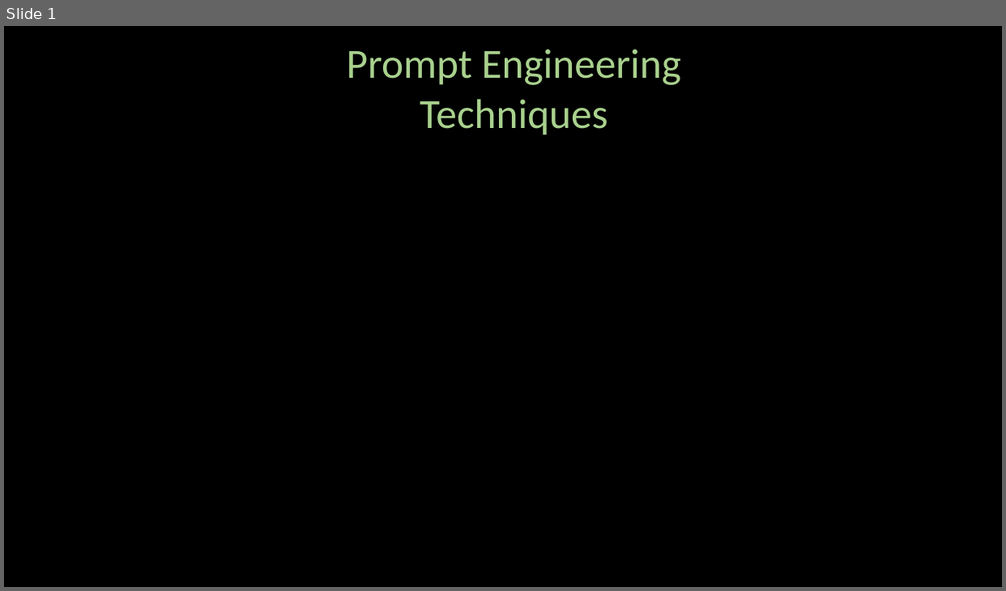
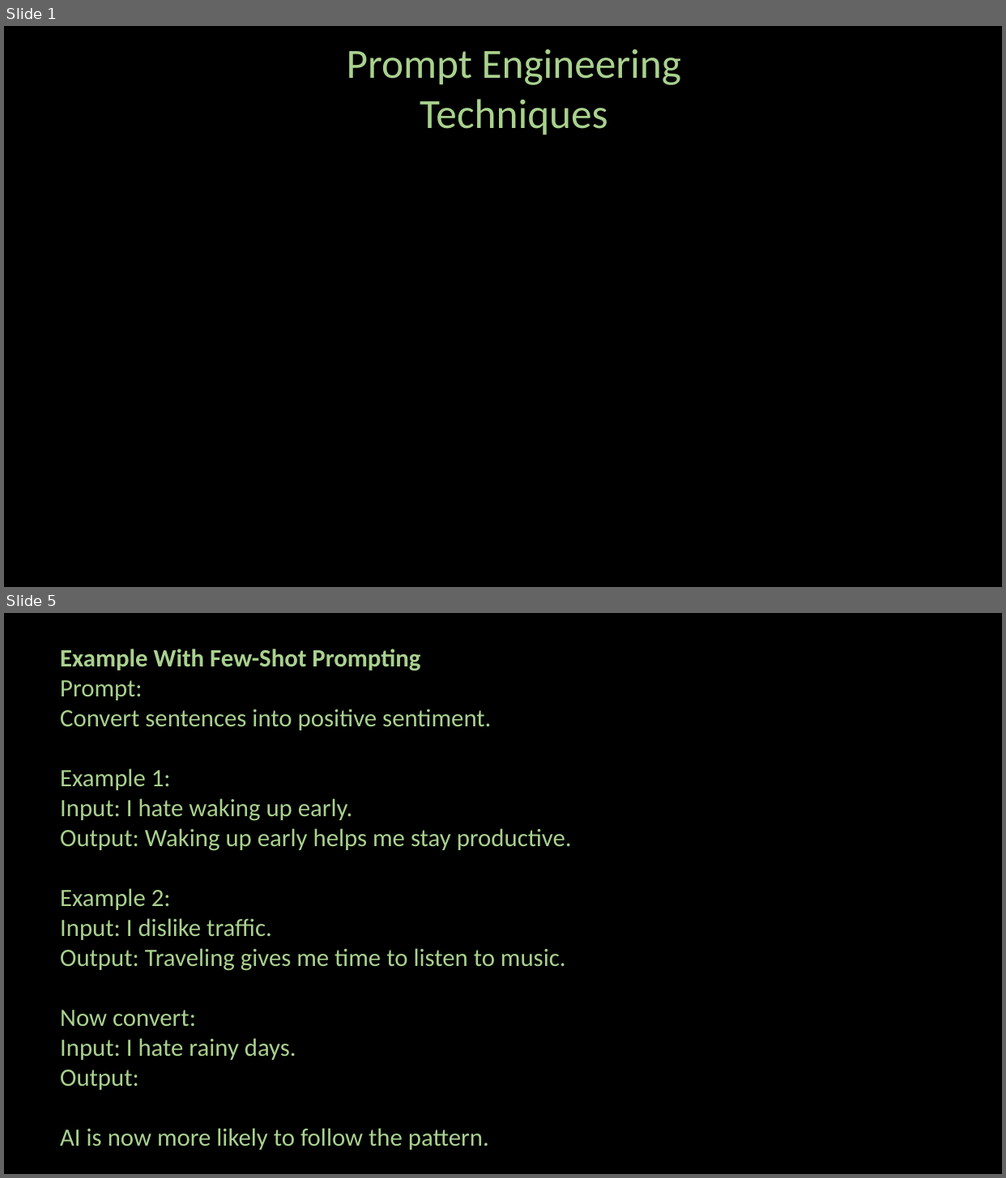
Before and after one commit to ash322ash422/youtube, a slide deck: prompt_engineering/pe-2-techniques.pptx. Shown one above the other, each under a label of ours: slide 1 before the commit, slides 1 and 5 after it; the slides between them are not shown. The pictures are 1006x591 and 1006x1178 pixels, drawn with LibreOffice and Linux fonts; fonts in the diff are those of the drawing; background and template pictures are left out. Boxes give left, top, right and bottom in pixels: in the first picture for what was removed or moved away, otherwise in the second. Text is boxed around its words. In the diff, an @@ line names an element or a change of style, - is before the commit and + after.

```diff
--- a/prompt_engineering/pe-2-techniques.pptx
+++ b/prompt_engineering/pe-2-techniques.pptx
@@ slide 5 added at box(4, 613, 1002, 1174), background #000000 @@
@@ text added at box(60, 649, 572, 1150), 24 pt, text #A9D18E @@
+Example With Few-Shot Prompting
+Prompt:
+Convert sentences into positive sentiment.
+Example 1:
+Input: I hate waking up early.
+Output: Waking up early helps me stay productive.
+Example 2:
+Input: I dislike traffic.
+Output: Traveling gives me time to listen to music.
+Now convert:
+Input: I hate rainy days.
+Output:
+AI is now more likely to follow the pattern.
```
Also in this commit, not shown: 19 other slides added, 1 slide removed, 12 other files.
